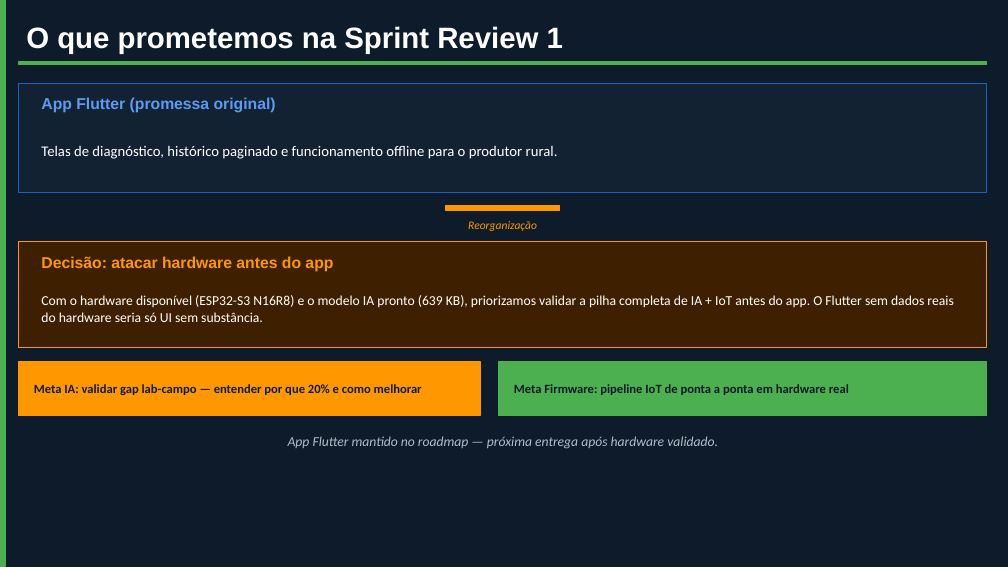
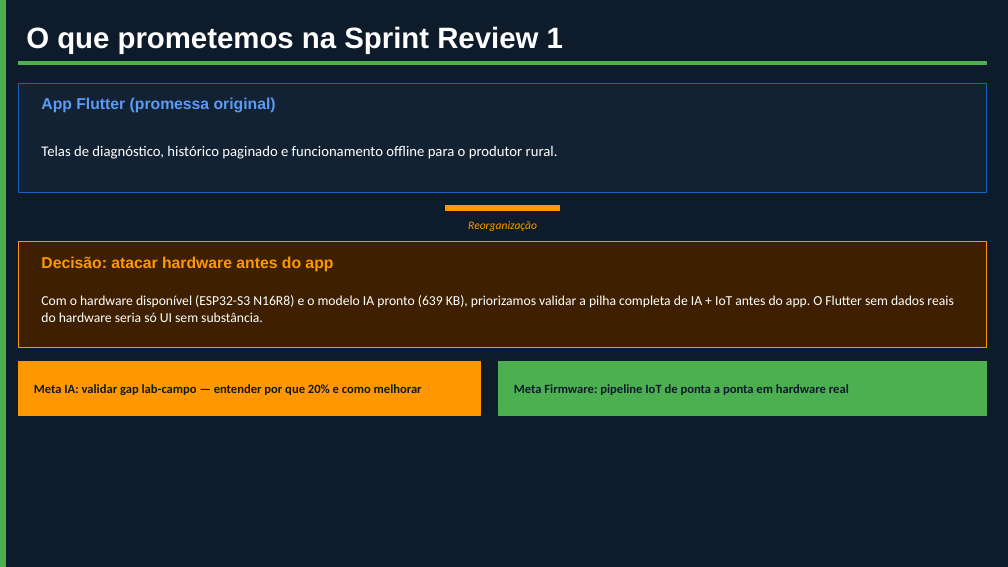
Before and after one commit to Namem/extensao2, a slide deck: slide 3 of docs/apresentacoes/SprintReview_2_CeresDiagnostico.pptx. Drawn at 1008x567 pixels with LibreOffice and Linux fonts; fonts in the diff are those of the drawing. Boxes give left, top, right and bottom in pixels: in the first picture for what was removed or moved away, otherwise in the second. Text is boxed around its words. In the diff, an @@ line names an element or a change of style, - is before the commit and + after.

```diff
--- a/docs/apresentacoes/SprintReview_2_CeresDiagnostico.pptx
+++ b/docs/apresentacoes/SprintReview_2_CeresDiagnostico.pptx
@@ text removed at (288, 436, 718, 449) @@
-App Flutter mantido no roadmap — próxima entrega após hardware validado.
```
Also in this commit, not shown: 5 other slides changed, 4 slides added, 7 slides removed, 12 other files.
